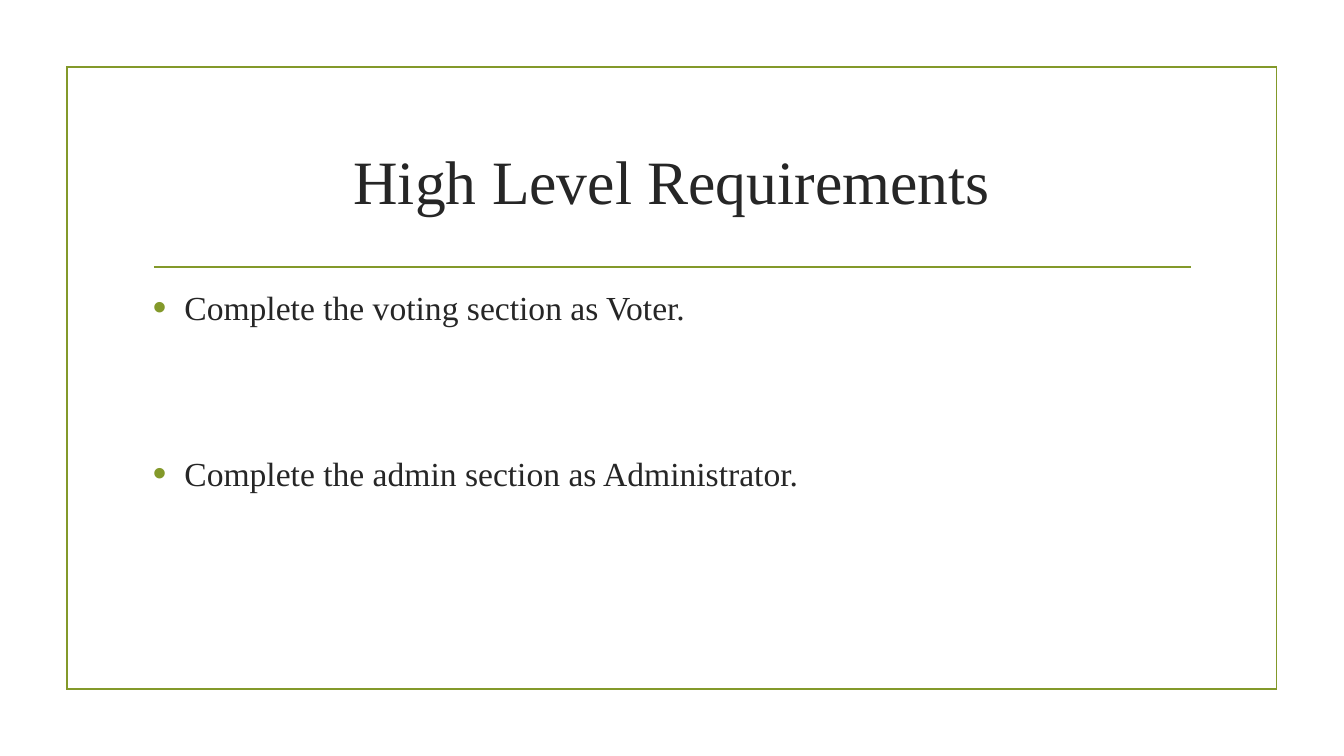
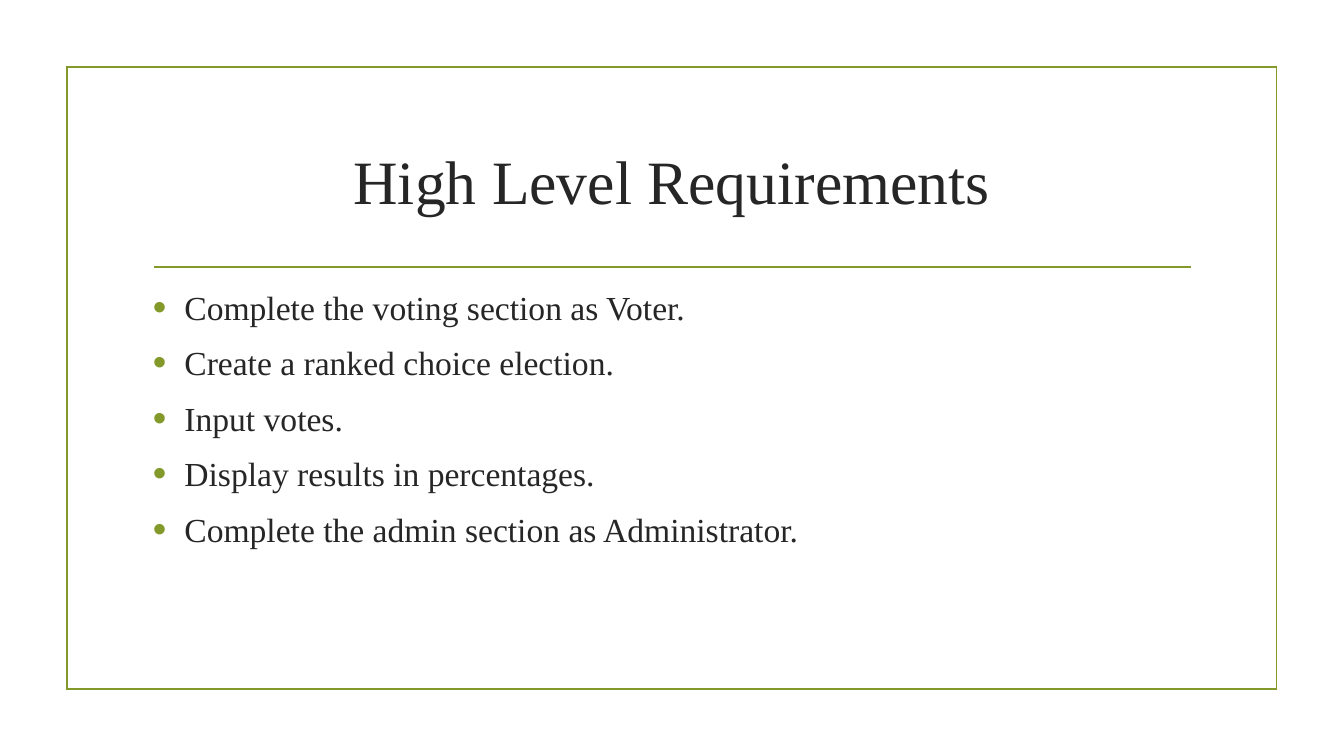
Before and after one commit to erictperez/CourseProject, a slide deck: slide 5 of VoterRank.pptx (slide 3 before the commit). Drawn at 1344x756 pixels with LibreOffice and Linux fonts; fonts in the diff are those of the drawing; background and template pictures are left out. Boxes give left, top, right and bottom in pixels: in the first picture for what was removed or moved away, otherwise in the second. Text is boxed around its words. In the diff, an @@ line names an element or a change of style, - is before the commit and + after.

```diff
--- a/VoterRank.pptx
+++ b/VoterRank.pptx
@@ text at [184, 351, 614, 493]: paragraphs added @@
+• Create a ranked choice election.
+• Input votes.
+• Display results in percentages.
```
Also in this commit, not shown: 3 slides added.
